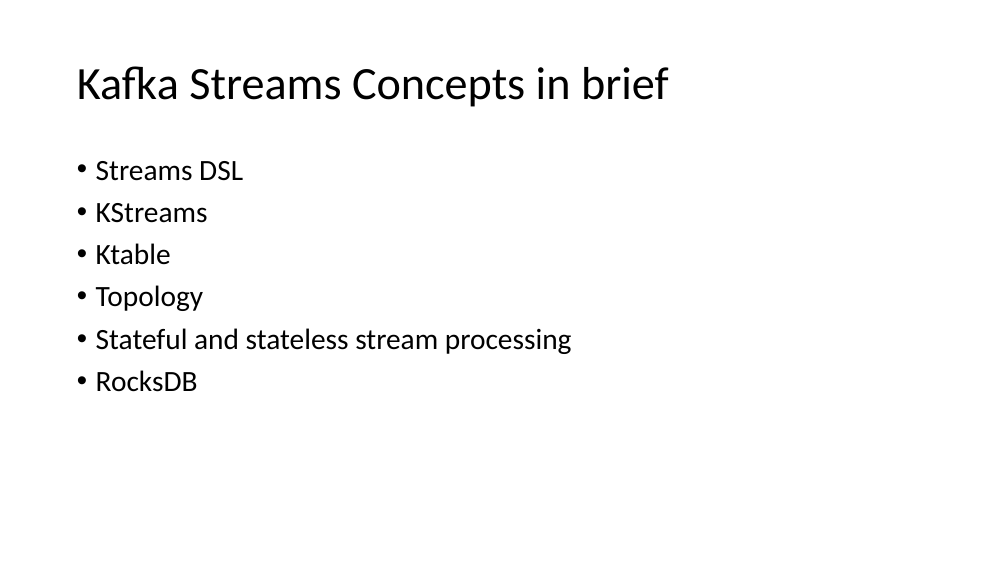
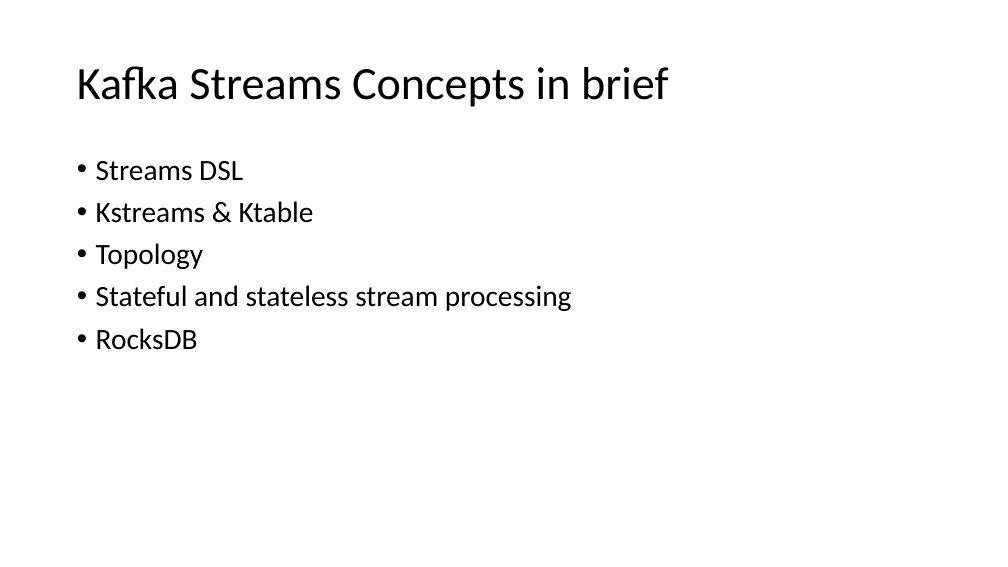
Before and after one commit to binitakaushik18/play-stream-maskingservice, a slide deck: slide 12 of doc/Kafka-Streams-TechConf [Autosaved].pptx (slide 9 before the commit). Drawn at 1008x567 pixels with LibreOffice and Linux fonts; fonts in the diff are those of the drawing. Boxes give left, top, right and bottom in pixels: in the first picture for what was removed or moved away, otherwise in the second. Text is boxed around its words. In the diff, an @@ line names an element or a change of style, - is before the commit and + after.

```diff
--- a/doc/Kafka-Streams-TechConf [Autosaved].pptx
+++ b/doc/Kafka-Streams-TechConf [Autosaved].pptx
@@ text at [96,201,314,223]: text changed @@
-• KStreams
-• Ktable
+• Kstreams & Ktable
```
Also in this commit, not shown: 9 other slides changed, 5 slides added, 4 other files.
